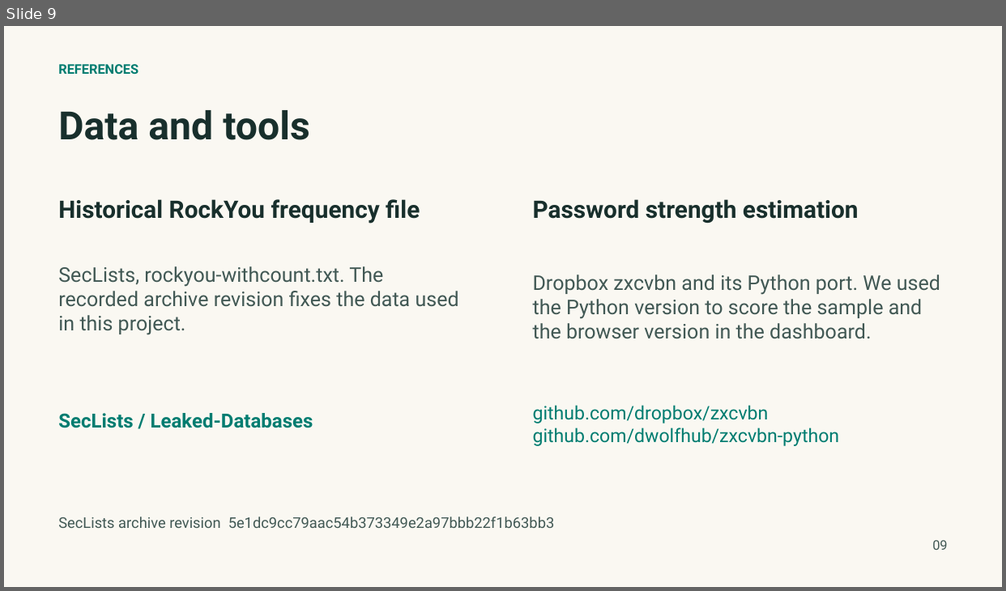
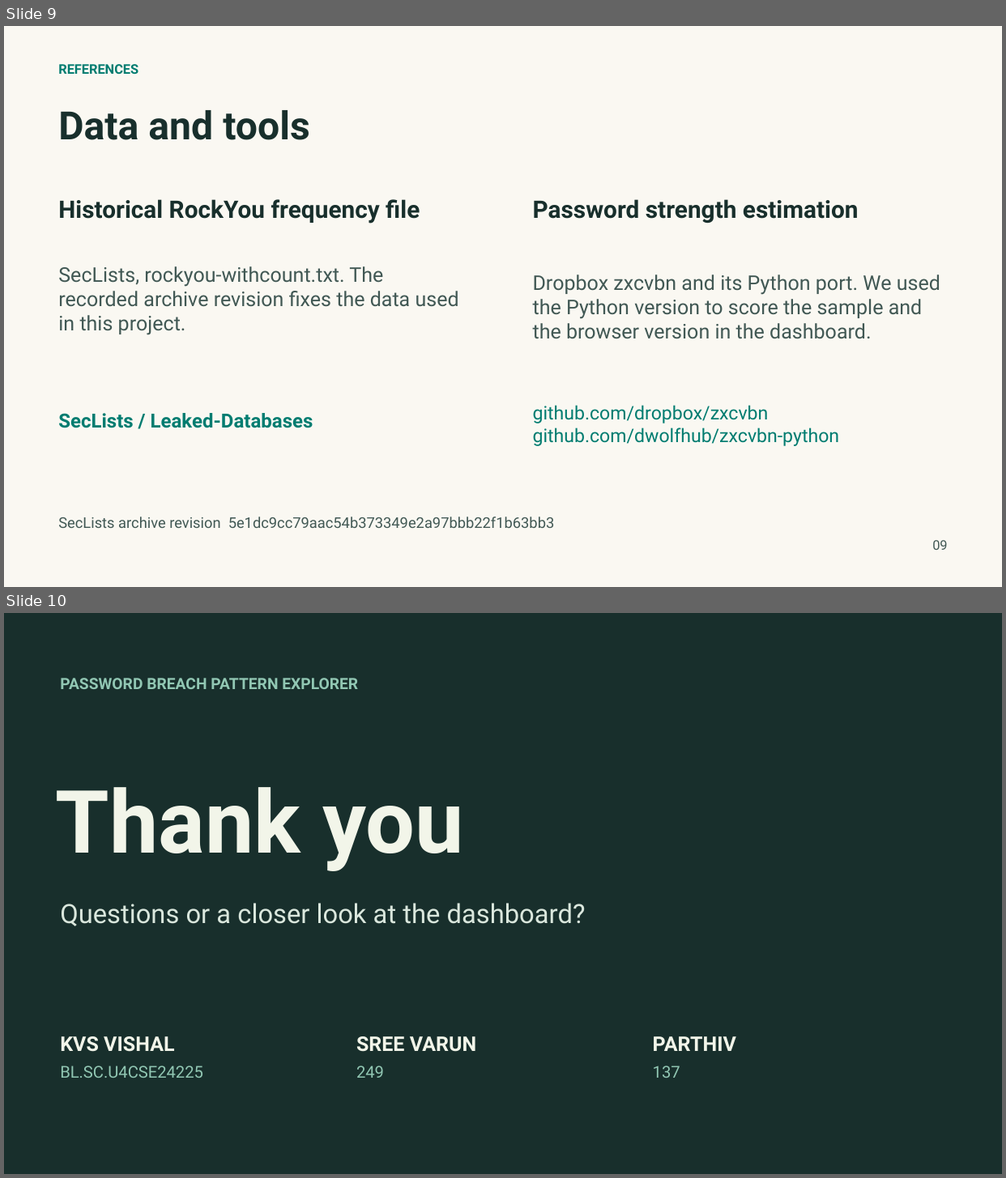
Before and after one commit to therealvik3939-cloud/password-pattern--explorer, a slide deck: Project Presentation.pptx. Shown one above the other, each under a label of ours: slide 9 before the commit, slides 9 and 10 after it. The pictures are 1006x591 and 1006x1178 pixels, drawn with LibreOffice and Linux fonts; fonts in the diff are those of the drawing. Boxes give left, top, right and bottom in pixels: in the first picture for what was removed or moved away, otherwise in the second. Text is boxed around its words. In the diff, an @@ line names an element or a change of style, - is before the commit and + after.

```diff
--- a/Project Presentation.pptx
+++ b/Project Presentation.pptx
@@ slide 10 added at bbox=[4, 613, 1002, 1174], background #182F2C @@
@@ text added at bbox=[60, 678, 358, 689], 15 pt, text #91C7B3, bold @@
+PASSWORD BREACH PATTERN EXPLORER
@@ text added at bbox=[56, 787, 464, 871], 84 pt, text #F2F5E9, bold @@
+Thank you
@@ text added at bbox=[60, 903, 586, 926], 25.5 pt, text #DAE7DD @@
+Questions or a closer look at the dashboard?
@@ text added at bbox=[60, 1037, 174, 1052], 19.5 pt, text #F2F5E9, bold @@
+KVS VISHAL
@@ text added at bbox=[356, 1037, 477, 1052], 19.5 pt, text #F2F5E9, bold @@
+SREE VARUN
@@ text added at bbox=[653, 1037, 736, 1051], 19.5 pt, text #F2F5E9, bold @@
+PARTHIV
@@ text added at bbox=[60, 1066, 203, 1078], 15.8 pt, text #91C7B3 @@
+BL.SC.U4CSE24225
@@ text added at bbox=[356, 1066, 384, 1078], 15.8 pt, text #91C7B3 @@
+249
@@ text added at bbox=[653, 1066, 680, 1078], 15.8 pt, text #91C7B3 @@
+137
```
Also in this commit, not shown: 1 slide changed.
